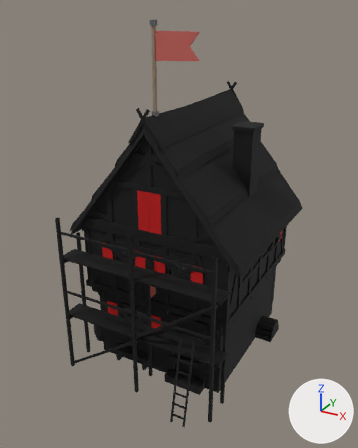
Two versions of the glTF model game/assets/modelle/gebaeude/neubau/wohnhaus_mensch_s1_g1.glb, one commit apart.
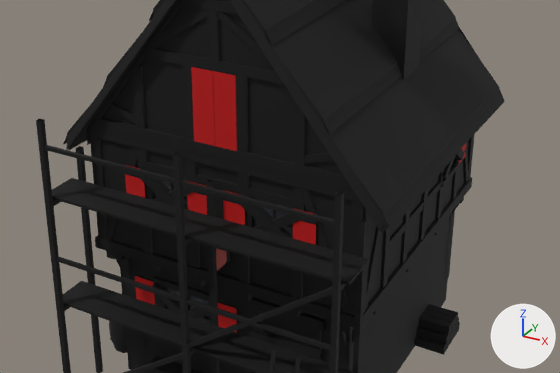
There are two pictures of each version: one whole from a 50 mm camera at (6.95, -13.78, 10.92) aimed at (0.02, -1.18, 4.62), one close up on the part from 10% to 93% of the width and 35% to 79% of the height. Arrows for +X, +Y and +Z are at lower right; the lights stay in place. The first two pictures are the older version. Vertices at exactly the same position are counted once.

Names of what the first close-up shows: 'Dach', 'Geruest', 'Haus', 'Leerstand' and 2 more.
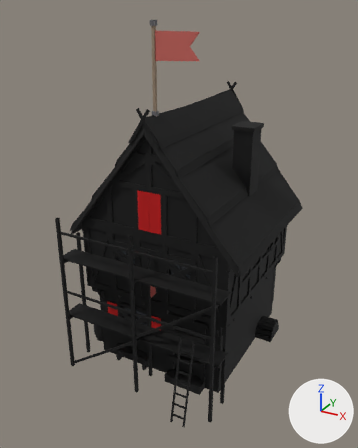
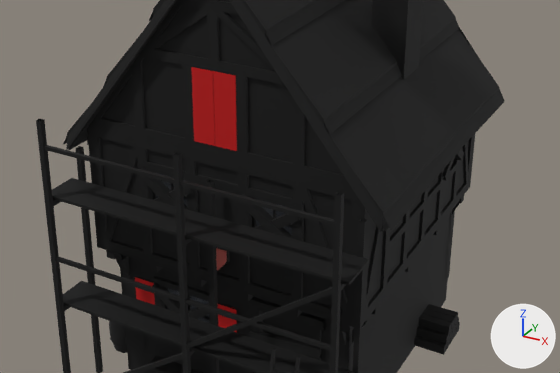
Changed parts and their boxes (x1, y1, x2, y2) in the close-ups (560 x 373 px; the box of a moved part takes in the faces that stretch with it):
'Haus', reshaped: before (86, 0, 474, 373); after (87, 0, 475, 373)
part 1 of me_haus, deleted (mostly hidden): before (110, 103, 466, 332)
part 2 of me_haus, moved or reshaped: before (86, 0, 472, 328); after (87, 0, 475, 332)

Edits to the bpy script that builds the scene:
```text
Change me_haus:
    used by ob_haus; location = (0.0, 0.0, 0.0)
    remove me_haus.from_pydata(...)  # 1955 vertices, 1848 faces; spans x -2.87..2.82, y -2.98..2.49, z -0.12..7.98
    add me_haus.from_pydata(...)  # 1811 vertices, 2120 faces; spans x -2.87..2.82, y -2.98..2.45, z -0.12..7.95
    me_haus part 1: 32 loose pieces with 164 vertices, spanning x -2.51..2.51, y -2.91..2.49, z 1.03..5.33, are deleted
    me_haus part 2: 6 vertices moved from x -2.44..2.44, y -2.89..2.47, z 5.02..7.9 to x -2.39..2.39, y -2.82..2.4, z 5.02..6.38; 254 vertices removed from x -2.5..2.5, y -2.9..2.48, z 2.55..7.98; 274 vertices added at x -2.53..2.53, y -2.87..2.45, z 1.05..7.95
    other edits to the shape of me_haus do not show in these pictures
```
